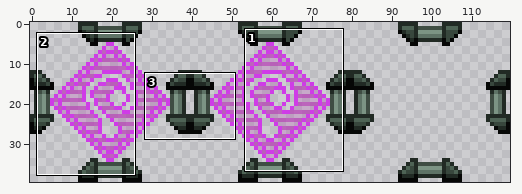
Two versions of one sprite sheet, objects/atprk_krakoth/atprk-krakothwallflag/atprk-krakothwallflag.png. The picture above shows the old version from afar; the outline marks the close-up.
Close-up. Before the edit:
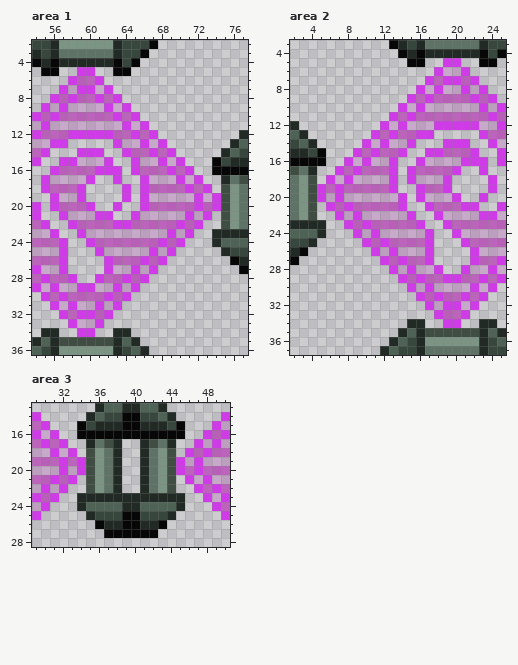
The file is 120x40 pixels. Colours within 5 levels of each other are drawn and written as one. Shown: area 1: x 54..77, y 2..36; area 2: x 2..25, y 3..37; area 3: x 29..50, y 13..28.
After:
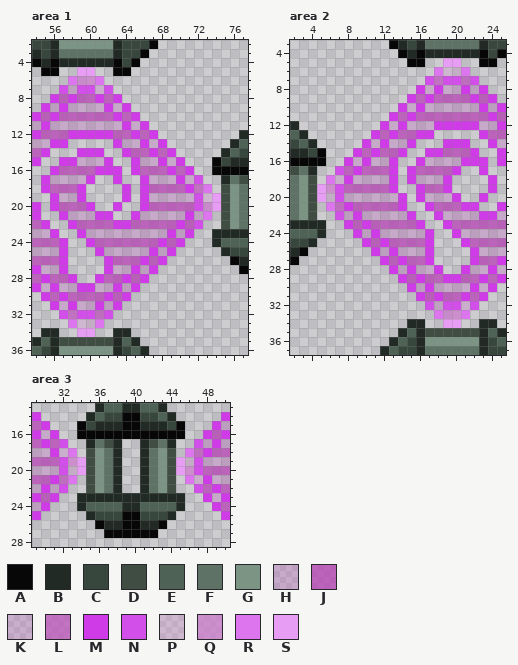
Palette (. is transparent): A #060706  B #212a24  C #38473d  D #3f4d43  E #4e6355  F #5e7366  G #7c9484  H #b641b540  J #b641b5bf  K #bd54bc40  L #bd54bcbf  M #cf3ce7  N #d34fe9  P #cc7acb40  Q #cc7acbbf  R #dd76ee  S #e79df3
Edits made:
Area 1:
The author changed colour H to colour K in row 7 at x 58 and 61; in row 21 at x 72.
The author changed colour J to colour L in row 18 at x 72; in row 32 at x 58 and 61.
The author changed colour M to colour N in row 7 at x 57, 59 to 60 and 62; in row 17 at x 72; in rows 19 to 20 at x 72; in row 22 at x 72; in row 32 at x 57, 59 to 60 and 62.
The author changed colour H to colour P in row 19 at x 73; in row 33 at x 59 to 60.
The author changed colour J to colour Q in row 6 at x 59 to 60; in row 20 at x 73.
The author changed colour M to colour R in row 6 at x 58 and 61; in row 18 at x 73; in row 21 at x 73; in row 33 at x 58 and 61.
The author changed colour M to colour S in row 5 at x 59 to 60; in rows 19 to 20 at x 74; in row 34 at x 59 to 60.
Area 2:
The author changed colour H to colour K in row 18 at x 7; in row 32 at x 18 and 21.
The author changed colour J to colour L in row 7 at x 18 and 21; in row 21 at x 7.
The author changed colour M to colour N in row 7 at x 17, 19 to 20 and 22; in row 17 at x 7; in rows 19 to 20 at x 7; in row 22 at x 7; in row 32 at x 17, 19 to 20 and 22.
The author changed colour H to colour P in row 6 at x 19 to 20; in row 20 at x 6.
The author changed colour J to colour Q in row 19 at x 6; in row 33 at x 19 to 20.
The author changed colour M to colour R in row 6 at x 18 and 21; in row 18 at x 6; in row 21 at x 6; in row 33 at x 18 and 21.
The author changed colour M to colour S in row 5 at x 19 to 20; in rows 19 to 20 at x 5; in row 34 at x 19 to 20.
Area 3:
The author changed colour H to colour K in row 18 at x 32; in row 21 at x 47.
The author changed colour J to colour L in row 18 at x 47; in row 21 at x 32.
The author changed colour M to colour N in row 17 at x 32 and 47; in rows 19 to 20 at x 32 and 47; in row 22 at x 32 and 47.
The author changed colour H to colour P in row 19 at x 46; in row 20 at x 33.
The author changed colour J to colour Q in row 19 at x 33; in row 20 at x 46.
The author changed colour M to colour R in row 18 at x 33 and 46; in row 21 at x 33 and 46.
The author changed colour M to colour S in rows 19 to 20 at x 34 and 45.
Boxes around the changes in both close-ups, in picture pixels (x1, y1, x2, y2):
changed: (59, 67, 113, 94)
changed: (194, 175, 221, 229)
changed: (59, 310, 113, 337)
changed: (425, 58, 479, 85)
changed: (317, 166, 344, 220)
changed: (425, 301, 479, 328)
changed: (59, 439, 86, 493)
changed: (176, 439, 203, 493)
